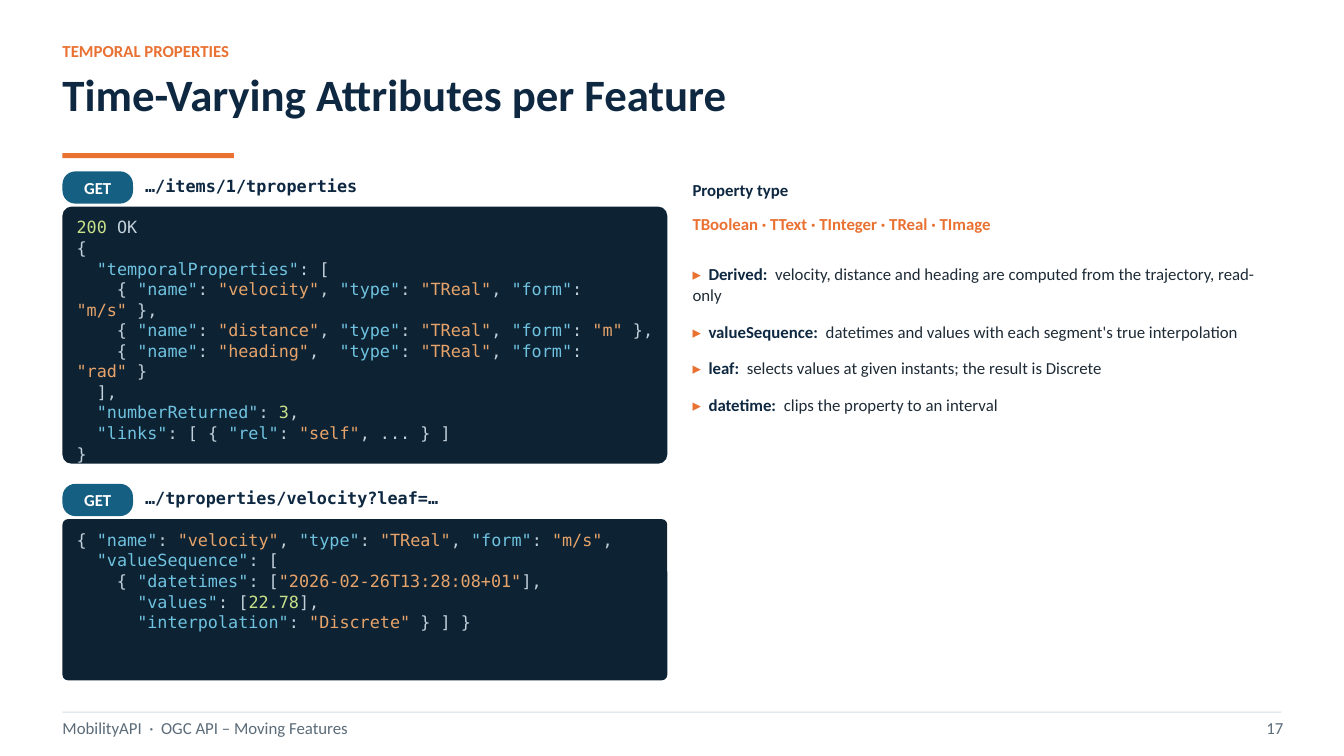
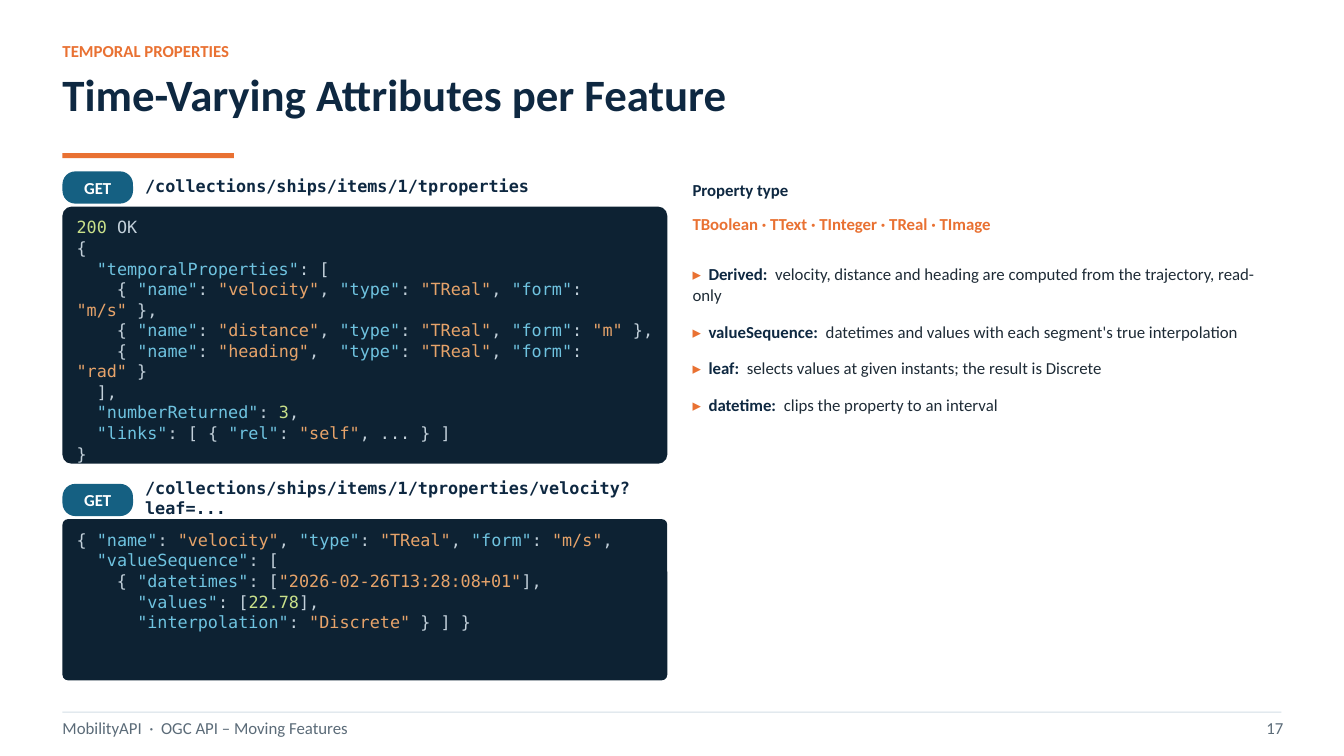
Before and after one commit to MobilityDB/MobilityAPI, a slide deck: slide 20 of MobilityAPIV5.pptx. Drawn at 1344x756 pixels with LibreOffice and Linux fonts; fonts in the diff are those of the drawing. Boxes give left, top, right and bottom in pixels: in the first picture for what was removed or moved away, otherwise in the second. Text is boxed around its words. In the diff, an @@ line names an element or a change of style, - is before the commit and + after.

```diff
--- a/MobilityAPIV5.pptx
+++ b/MobilityAPIV5.pptx
@@ text at box(145, 179, 529, 196): text changed @@
-…/items/1/tproperties
+/collections/ships/items/1/tproperties
@@ text at box(145, 481, 630, 515): text changed @@
-…/tproperties/velocity?leaf=…
+/collections/ships/items/1/tproperties/velocity?leaf=...
```
Also in this commit, not shown: 16 other slides changed, 2 slides added, 1 slide removed, 1 other file.
